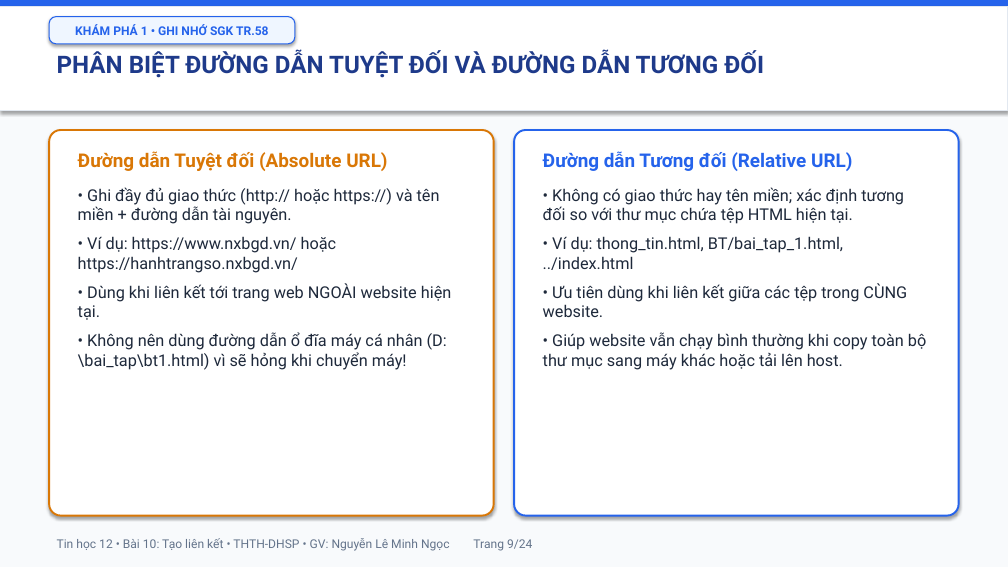
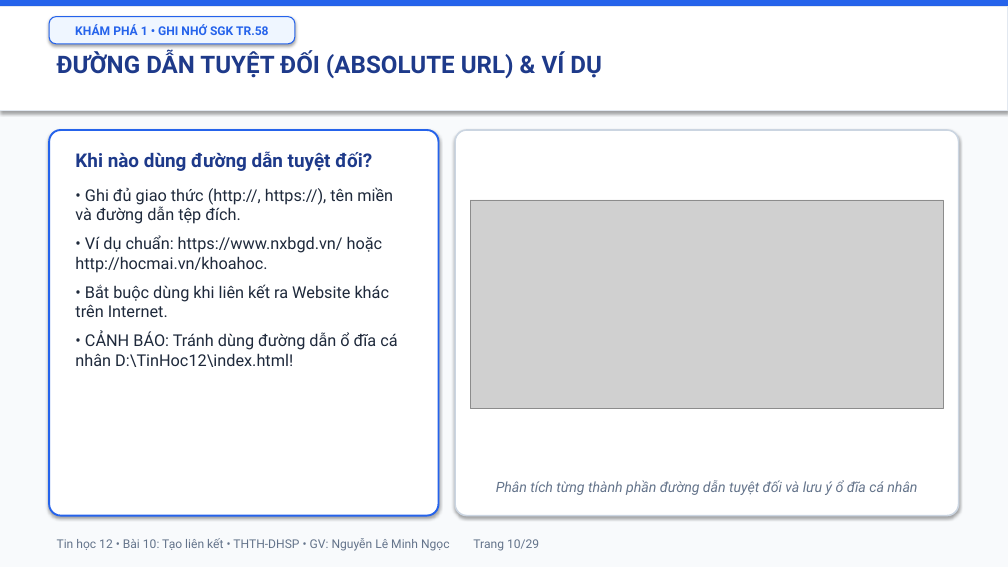
Before and after one commit to mngoc3110/TinHoc, a slide deck: slide 10 of Tin12/Bai10/Bai10_TrinhChieu.pptx (slide 9 before the commit). Drawn at 1008x567 pixels with LibreOffice and Linux fonts; fonts in the diff are those of the drawing; grey boxes stand for pictures. Boxes give left, top, right and bottom in pixels: in the first picture for what was removed or moved away, otherwise in the second. Text is boxed around its words. In the diff, an @@ line names an element or a change of style, - is before the commit and + after.

```diff
--- a/Tin12/Bai10/Bai10_TrinhChieu.pptx
+++ b/Tin12/Bai10/Bai10_TrinhChieu.pptx
@@ text at bbox=[57, 51, 602, 78]: text changed @@
-PHÂN BIỆT ĐƯỜNG DẪN TUYỆT ĐỐI VÀ ĐƯỜNG DẪN TƯƠNG ĐỐI
+ĐƯỜNG DẪN TUYỆT ĐỐI (ABSOLUTE URL) & VÍ DỤ
@@ rounded rectangle: place and size @@
-rounded rectangle at bbox=[49, 130, 494, 516]
+rounded rectangle at bbox=[49, 130, 439, 516]
@@ rounded rectangle at bbox=[49, 130, 439, 516]: outline #D97706 1.8 pt to #2563EB 1.8 pt @@
@@ rounded rectangle: place and size @@
-rounded rectangle at bbox=[514, 130, 959, 516]
+rounded rectangle at bbox=[455, 130, 959, 516]
@@ rounded rectangle at bbox=[455, 130, 959, 516]: outline #2563EB 1.8 pt to #CBD5E1 1.5 pt @@
@@ text at bbox=[75, 151, 397, 367]: text changed @@
-Đường dẫn Tuyệt đối (Absolute URL)
-• Ghi đầy đủ giao thức (http:// hoặc https://) và tên miền + đường dẫn tài nguyên.
-• Ví dụ: https://www.nxbgd.vn/ hoặc https://hanhtrangso.nxbgd.vn/
-• Dùng khi liên kết tới trang web NGOÀI website hiện tại.
-• Không nên dùng đường dẫn ổ đĩa máy cá nhân (D:\bai_tap\bt1.html) vì sẽ hỏng khi chuyển máy!
+Khi nào dùng đường dẫn tuyệt đối?
+• Ghi đủ giao thức (http://, https://), tên miền và đường dẫn tệp đích.
+• Ví dụ chuẩn: https://www.nxbgd.vn/ hoặc http://hocmai.vn/khoahoc.
+• Bắt buộc dùng khi liên kết ra Website khác trên Internet.
+• CẢNH BÁO: Tránh dùng đường dẫn ổ đĩa cá nhân D:\TinHoc12\index.html!
@@ text removed at bbox=[543, 151, 926, 370] @@
-Đường dẫn Tương đối (Relative URL)
-• Không có giao thức hay tên miền; xác định tương đối so với thư mục chứa tệp HTML hiện tại.
-• Ví dụ: thong_tin.html, BT/bai_tap_1.html, ../index.html
-• Ưu tiên dùng khi liên kết giữa các tệp trong CÙNG website.
-• Giúp website vẫn chạy bình thường khi copy toàn bộ thư mục sang máy khác hoặc tải lên host.
@@ picture added at bbox=[470, 200, 944, 408] @@
@@ text added at bbox=[496, 480, 917, 495], 13.5 pt, text #64748B, italic @@
+Phân tích từng thành phần đường dẫn tuyệt đối và lưu ý ổ đĩa cá nhân
@@ text at bbox=[57, 538, 539, 551]: text changed @@
-Tin học 12 • Bài 10: Tạo liên kết • THTH-DHSP • GV: Nguyễn Lê Minh Ngọc Trang 9/24
+Tin học 12 • Bài 10: Tạo liên kết • THTH-DHSP • GV: Nguyễn Lê Minh Ngọc Trang 10/29
```
Also in this commit, not shown: 20 other slides changed, 6 slides added, 1 slide removed, 19 other files.
